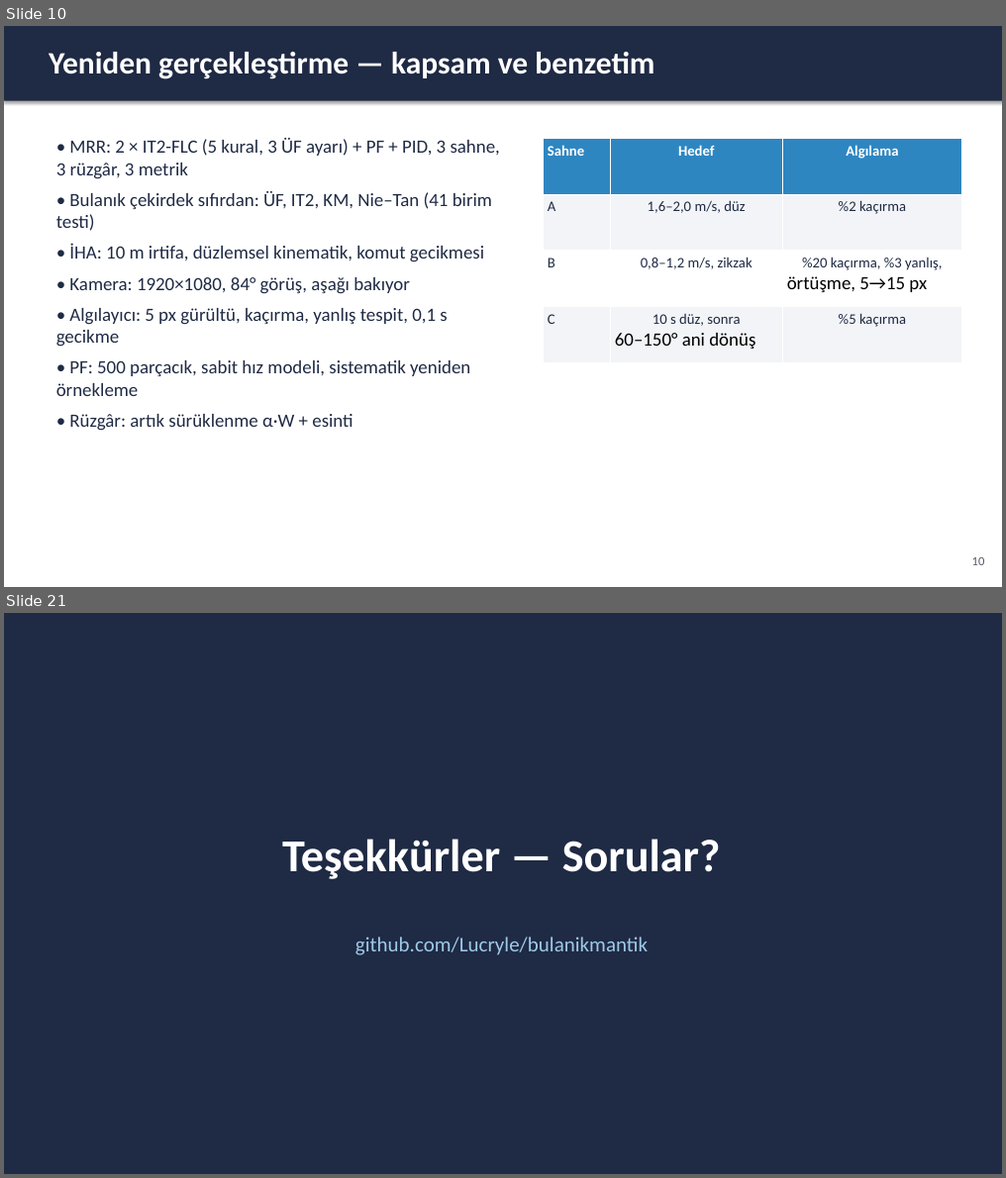
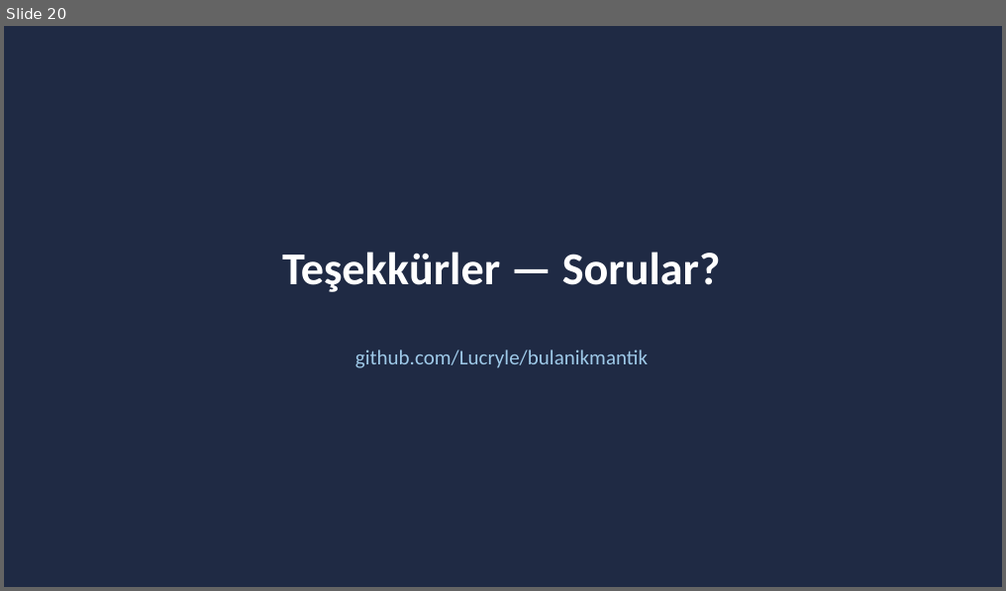
Before and after one commit to Lucryle/bulanikmantik, a slide deck: presentation/sunum.pptx. Shown one above the other, each under a label of ours: slides 10 and 21 before the commit, slide 20 after it; the slides between them are not shown. The pictures are 1006x1178 and 1006x591 pixels, drawn with LibreOffice and Linux fonts; fonts in the diff are those of the drawing. Boxes give left, top, right and bottom in pixels: in the first picture for what was removed or moved away, otherwise in the second. Text is boxed around its words. In the diff, an @@ line names an element or a change of style, - is before the commit and + after.

```diff
--- a/presentation/sunum.pptx
+++ b/presentation/sunum.pptx
@@ slide 10 removed at bbox=[4, 26, 1002, 587], background #FFFFFF @@
@@ rectangle removed at bbox=[4, 26, 1002, 101] @@
@@ text removed at bbox=[49, 52, 654, 79] @@
-Yeniden gerçekleştirme — kapsam ve benzetim
@@ text removed at bbox=[56, 138, 500, 431] @@
-• MRR: 2 × IT2-FLC (5 kural, 3 ÜF ayarı) + PF + PID, 3 sahne, 3 rüzgâr, 3 metrik
-• Bulanık çekirdek sıfırdan: ÜF, IT2, KM, Nie–Tan (41 birim testi)
-• İHA: 10 m irtifa, düzlemsel kinematik, komut gecikmesi
-• Kamera: 1920×1080, 84° görüş, aşağı bakıyor
-• Algılayıcı: 5 px gürültü, kaçırma, yanlış tespit, 0,1 s gecikme
-• PF: 500 parçacık, sabit hız modeli, sistematik yeniden örnekleme
-• Rüzgâr: artık sürüklenme α·W + esinti
@@ table removed at bbox=[543, 138, 962, 363], 4 rows, 3 columns @@
-Sahne | Hedef | Algılama
-A | 1,6–2,0 m/s, düz | %2 kaçırma
-B | 0,8–1,2 m/s, zikzak | %20 kaçırma, %3 yanlış, / örtüşme, 5→15 px
-C | 10 s düz, sonra / 60–150° ani dönüş | %5 kaçırma
@@ text removed at bbox=[972, 558, 985, 566] @@
-10
@@ what was slide 21 is now slide 20 @@
```
Also in this commit, not shown: 8 slides changed, 17 slides added, 13 other slides removed, 1 other file.
